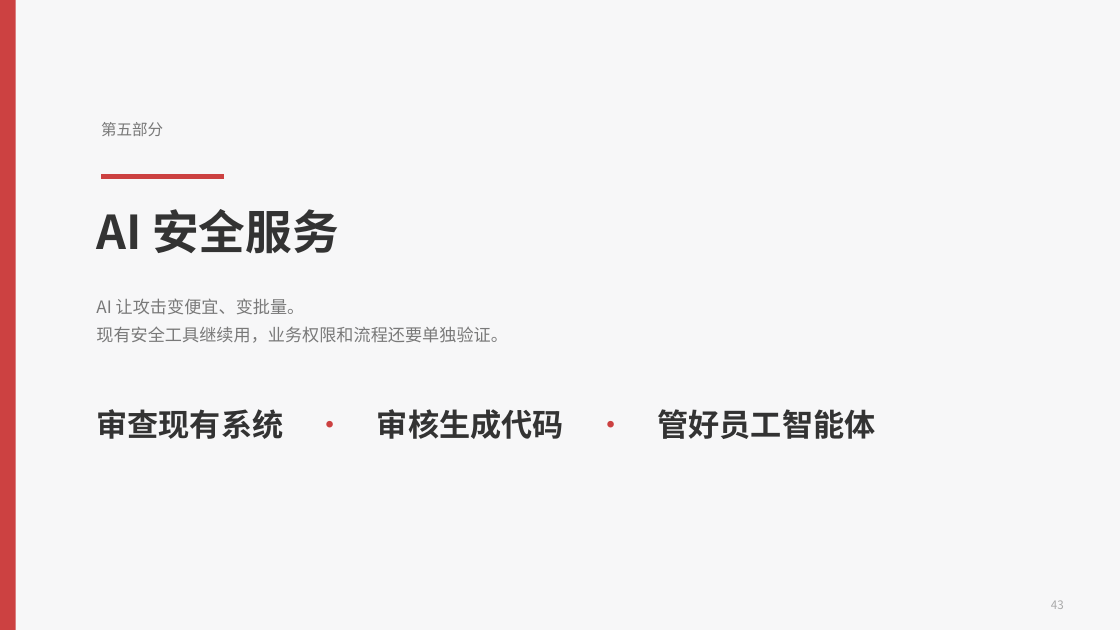
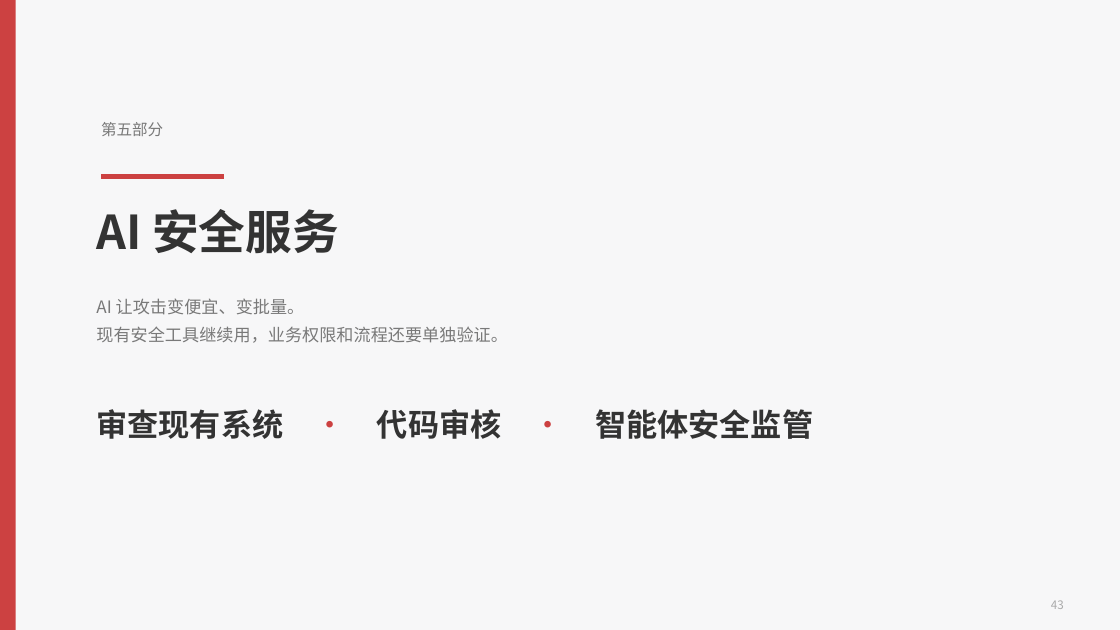
Before and after one commit to hveraus/ssw-business, a slide deck: slide 43 of SSW AI 业务_v2/SSW AI 业务_v3.pptx. Drawn at 1120x630 pixels with LibreOffice and Linux fonts; fonts in the diff are those of the drawing. Boxes give left, top, right and bottom in pixels: in the first picture for what was removed or moved away, otherwise in the second. Text is boxed around its words. In the diff, an @@ line names an element or a change of style, - is before the commit and + after.

Commit message:
两个服务页改名并同步全篇
- P46：服务二 · 审核 AI 生成的代码 → 服务二 · AI 时代下的代码审核
- P47：服务三 · 管好员工使用的智能体 → 服务三 · 企业智能体安全监管
- 同步：P44 三行小标题、P43 分隔页导览行（审查现有系统 · 代码审核 · 智能体安全监管）、目录第八章描述

```diff
--- a/SSW AI 业务_v2/SSW AI 业务_v3.pptx
+++ b/SSW AI 业务_v2/SSW AI 业务_v3.pptx
@@ text at <box>96,409,813,439</box>: text changed @@
-审查现有系统 · 审核生成代码 · 管好员工智能体
+审查现有系统 · 代码审核 · 智能体安全监管
```
Also in this commit, not shown: 4 other slides changed, 1 other file.
